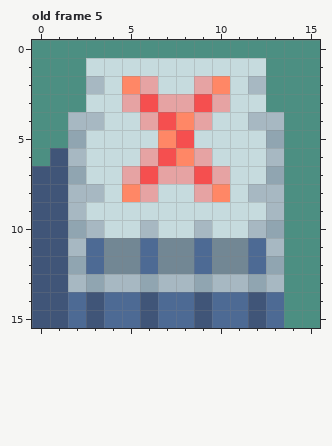
One commit to this pixel-art file: public/assets/graphics/snek-button.ase. That is the earlier state.
16x16 pixels, 12 frames. Shown: old frame 5. The commit also changed other frames, which this record leaves out.
After:
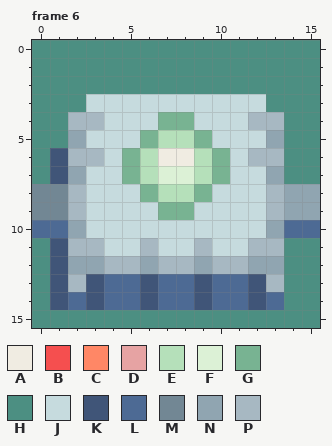
Palette (. is transparent): A #f0ece2  B #f54f4f  C #ff8766  D #e6a3a3  E #b5e0ba  F #dcf1d6  G #78b392  H #4c8f82  J #c6dbde  K #405578  L #4d6a94  M #728794  N #90a5b1  P #a7b8c2
A new or re-ordered frame is compared with the old frame closest to it.
Edits made:
frames 12 -> 13
Frame 6 is new; against old frame 5, layer "Layer 1":
y 1: x 3..12 JJJJJJJJJJ -> HHHHHHHHHH
y 2: x 3..12 PJCDJJDCJP -> HHHHHHHHHH
y 3: x 5..10 DBDDBD -> JJJJJJ
y 4: x 6..9 DBCD -> JGGJ
y 5: x 6..9 JCBJ -> GEEG
y 6: x 3 J -> P; x 5..10 JDBCDJ -> GEAAEG; x 12 J -> P
y 7: x 0 K -> H; x 5..10 DBDDBD -> GEFFEG
y 8: x 0..1 KK -> MM; x 3 P -> J; x 5..10 CDJJDC -> JGEEGJ; x 12 P -> J; x 14..15 HH -> NN
y 9: x 0..1 KK -> MM; x 7..8 JJ -> GG; x 14..15 HH -> NN
y 10: x 0..1 KK -> LL; x 3 P -> J; x 6 P -> J; x 9 P -> J; x 12 P -> J; x 14..15 HH -> LL
y 11: x 0 K -> H; x 3..12 LMMLMMLMML -> PJJPJJPJJP
y 12: x 0 K -> H; x 3..12 LMMLMMLMML -> NPPNPPNPPN
y 13: x 0 K -> H; x 3..12 NPPNPPNPPN -> KLLKLLKLLK
y 14: x 0 K -> H
y 15: x 0..13 KKLKLLKLLKLLKL -> HHHHHHHHHHHHHH
Boxes around the changes in both pictures, in picture pixels (x1, y1, x2, y2):
changed: (32, 58, 320, 328)
